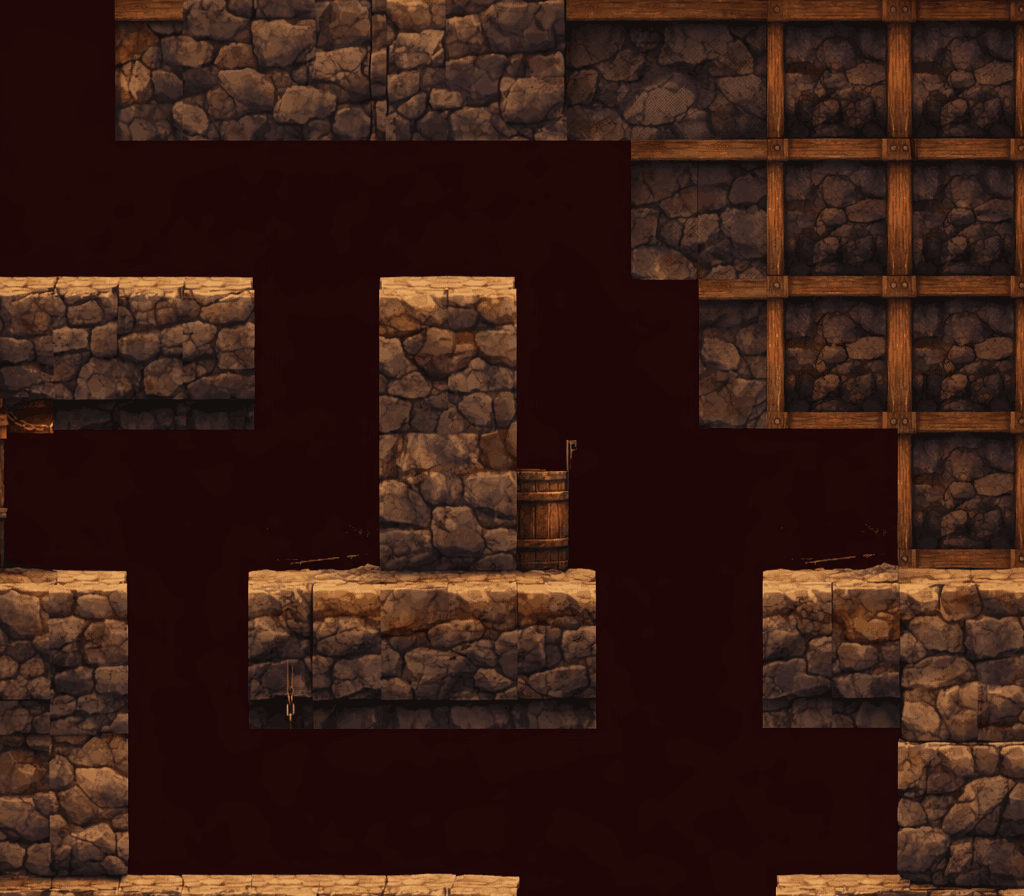
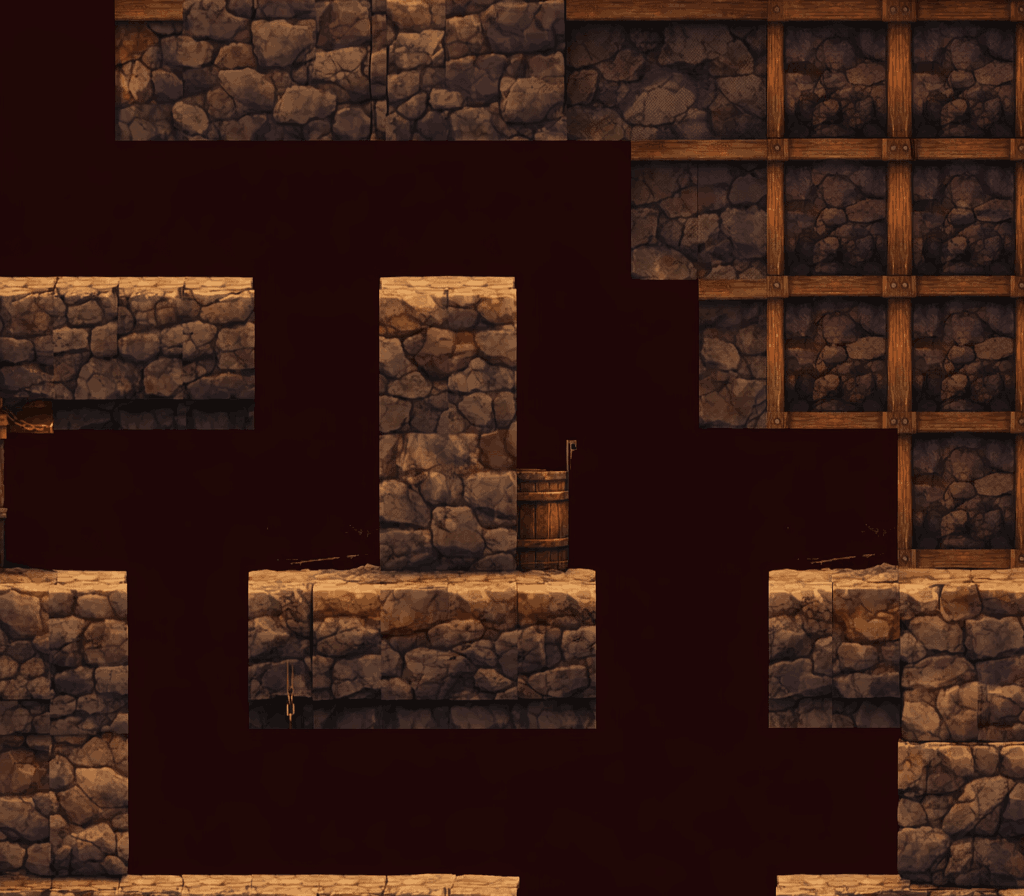
Two versions of the same layered image (1024 x 896). Layer-by-layer changes:
painted on "level10-room19.png" over (761, 527, 832, 730)
